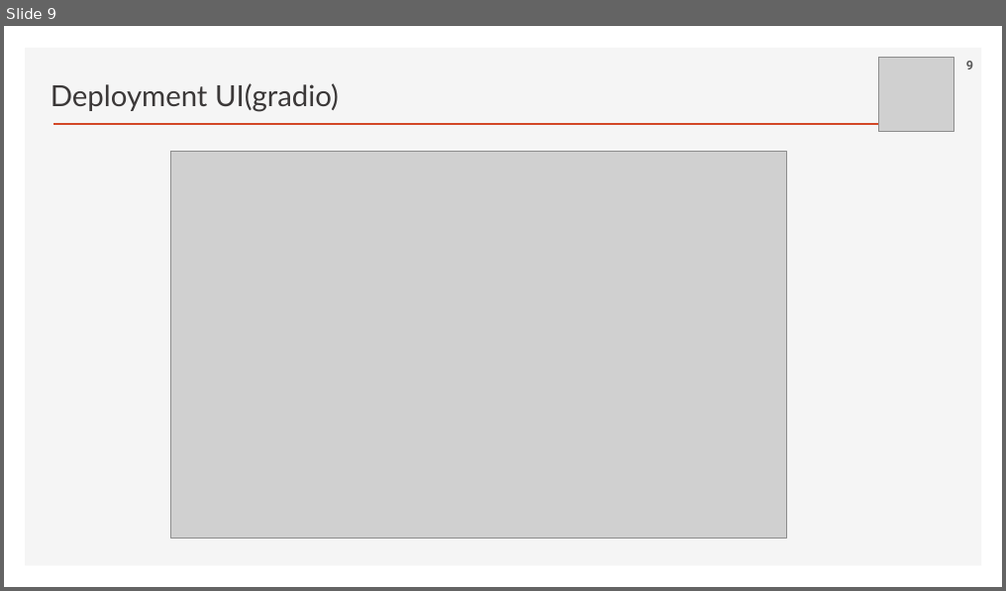
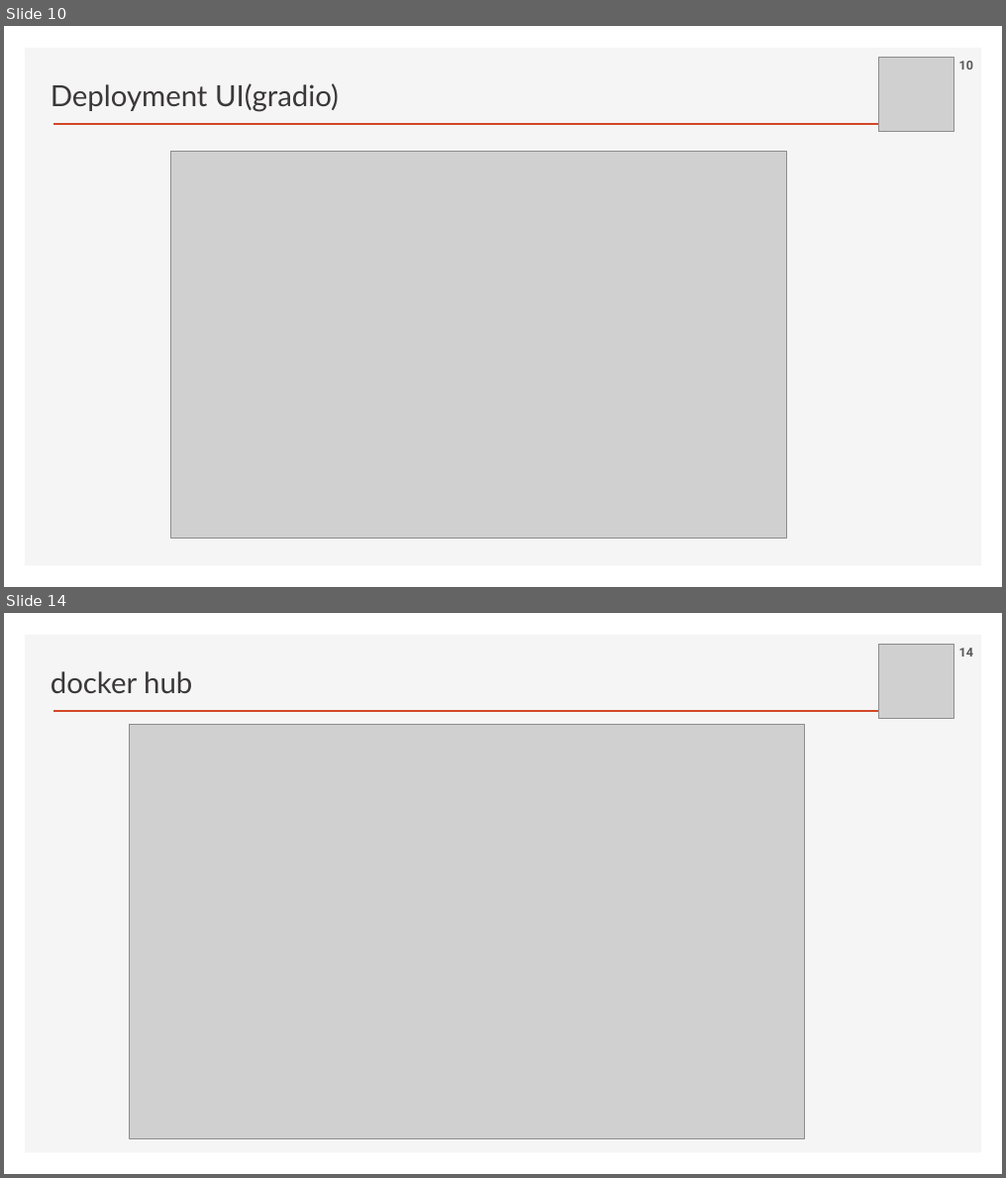
Before and after one commit to ancestor9/2026_Fall_Learning-Langchain-AI-Agent, a slide deck: PPTs/00_App Deployment.pptx. Shown one above the other, each under a label of ours: slide 9 before the commit, slides 10 and 14 after it; the slides between them are not shown. The pictures are 1006x591 and 1006x1178 pixels, drawn with LibreOffice and Linux fonts; fonts in the diff are those of the drawing; grey boxes stand for pictures; background and template pictures are left out. Boxes give left, top, right and bottom in pixels: in the first picture for what was removed or moved away, otherwise in the second. Text is boxed around its words. In the diff, an @@ line names an element or a change of style, - is before the commit and + after.

```diff
--- a/PPTs/00_App Deployment.pptx
+++ b/PPTs/00_App Deployment.pptx
@@ slide 14 added at [4, 613, 1002, 1174], background #FFFFFF; not listed: 2 template elements that a slide beside it also shows @@
@@ text added at [51, 671, 192, 693], 28 pt, text #3B3838 @@
+docker hub
@@ picture added at [879, 644, 954, 719] @@
@@ page number added at [959, 648, 973, 657], 12 pt, text #595959, bold @@
+14
@@ picture added at [129, 724, 804, 1139] @@
@@ what was slide 9 is now slide 10 @@
@@ page number at [959, 61, 973, 70]: text changed @@
-9
+10
```
Also in this commit, not shown: 1 slide changed, 7 other slides added, 1 other file.
